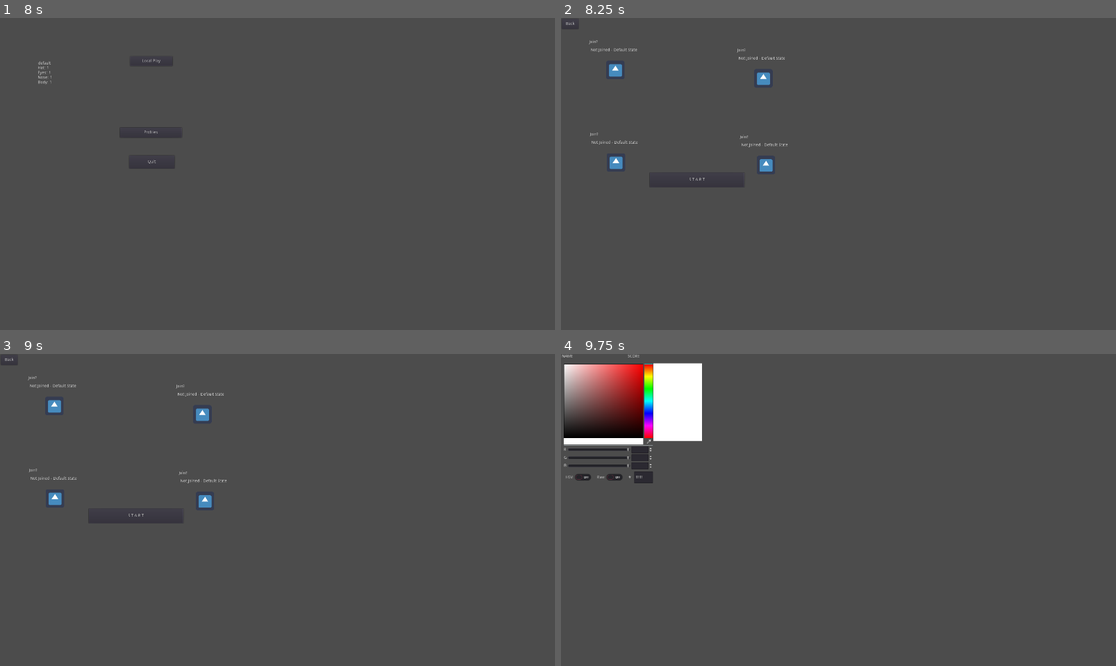
Above: before the commit, frames 1-4 (two rows, left to right).
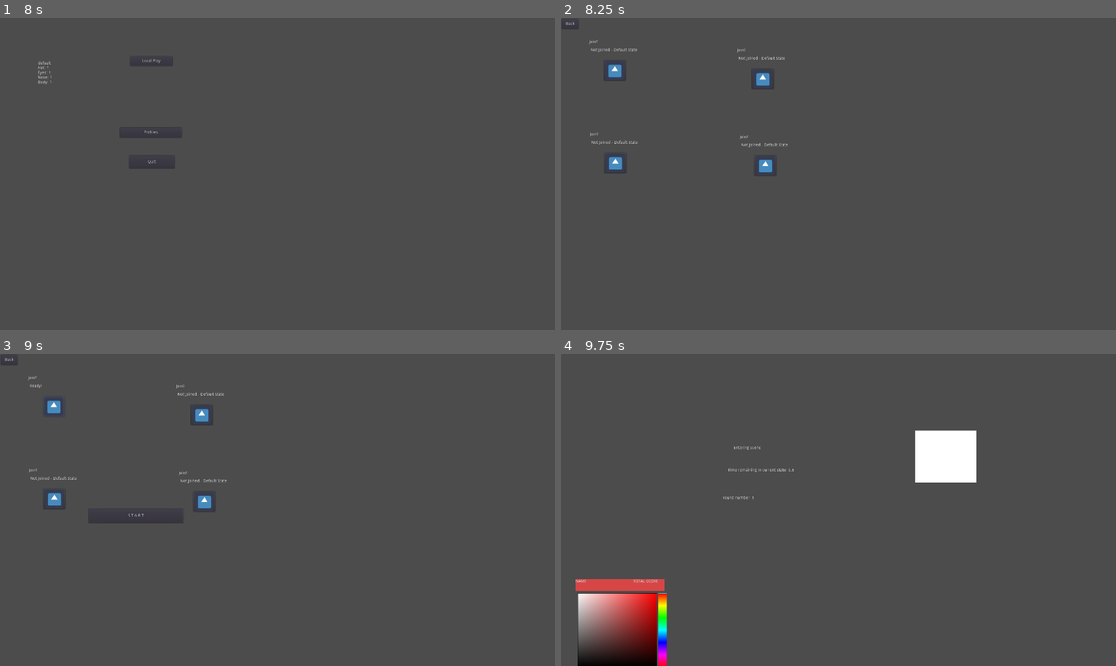
Above: after the commit, the same moments.

Repository: JustinWinningham/ProjectPaintmixer
Game: Godot game, scene res://Scenes/Splash_Screens/Splash_GODOT.tscn
Two runs of this game, one before a commit and one after it. Both use one fixed random seed, a clock stepped at 60 frames per second and the inputs below. The engine's default icon, where the game draws it, is replaced by a stand-in: a white triangle on a blue panel in a dark square.
Inputs (mouse positions are in pixels of both pictures, inside the frame that each line leads up to):
- Up to frame 1 (8 s): tap Enter at 0.5, 2, 3.5 s; tap Space at 1.25, 2.75 s
- Up to frame 2 (8.25 s): click "Local Play" at 8 s
- Up to frame 3 (9 s): click (55, 407) at 8.77 s
- Up to frame 4 (9.75 s): click "S T A R T" at 9.5 s

Frame 1 is identical in both runs. In frame 2, 0.2% of the frame differs, in the area x 8-39%, y 14-55%; in frame 3, 0.2%; in frame 4, 13%, in the area x 0-75%, y 0-100%.

Commit message:
Local Multiplayer First Pass Implimentation
Hooked up Pregame lobby screen for all 4 players
Added main gameplay state machine / loop for local MP
added color pickers for all players
added main bucket base color randomization
added score tracking (not saving yet, data stilled dumped at end of round)
added DATABANK Settings for future use in player settings

Diff:
--- a/Scenes/Game_Boards/LocalPlayBoard.tscn
+++ b/Scenes/Game_Boards/LocalPlayBoard.tscn
@@ -1,12 +1,84 @@
-[gd_scene load_steps=2 format=2]
+[gd_scene load_steps=3 format=2]
 
-[ext_resource path="res://Templates/Local_Player_Picker.tscn" type="PackedScene" id=1]
+[ext_resource path="res://Templates/PlayerColorPicker.tscn" type="PackedScene" id=1]
+[ext_resource path="res://Scripts/LocalPlayController.gd" type="Script" id=2]
 
 [node name="LocalPlayBoard" type="Node2D"]
+script = ExtResource( 2 )
 
-[node name="Control" parent="." instance=ExtResource( 1 )]
+[node name="CP1" parent="." instance=ExtResource( 1 )]
 anchor_top = 1.0
-margin_left = 214.258
-margin_top = 418.028
-margin_right = 214.258
-margin_bottom = 418.028
+margin_left = 50.0
+margin_top = 780.0
+margin_right = 50.0
+margin_bottom = 780.0
+
+[node name="CP2" parent="." instance=ExtResource( 1 )]
+anchor_top = 1.0
+anchor_right = 0.0
+margin_left = 550.0
+margin_top = 780.0
+margin_right = 550.0
+margin_bottom = 780.0
+pickedColor = Color( 0.466667, 0.192157, 0.192157, 1 )
+playerNumber = 2
+
+[node name="CP3" parent="." instance=ExtResource( 1 )]
+anchor_top = 1.0
+margin_left = 1050.0
+margin_top = 780.0
+margin_right = 1050.0
+margin_bottom = 780.0
+pickedColor = Color( 0.466667, 0.192157, 0.192157, 1 )
+playerNumber = 3
+
+[node name="CP4" parent="." instance=ExtResource( 1 )]
+anchor_top = 1.0
+margin_left = 1550.0
+margin_top = 780.0
+margin_right = 1550.0
+margin_bottom = 780.0
+pickedColor = Color( 0.466667, 0.192157, 0.192157, 1 )
+playerNumber = 4
+
+[node name="DEBUG_LABEL" type="Label" parent="."]
+margin_left = 598.008
+margin_top = 317.692
+margin_right = 779.008
+margin_bottom = 422.692
+text = "TEST: DEFAULT"
+__meta__ = {
+"_edit_use_anchors_": false
+}
+
+[node name="StateTimer" type="Timer" parent="."]
+
+[node name="TIMER_LABEL" type="Label" parent="."]
+margin_left = 576.651
+margin_top = 395.113
+margin_right = 669.651
+margin_bottom = 470.113
+text = "TIMER"
+__meta__ = {
+"_edit_use_anchors_": false
+}
+
+[node name="ROUND_LABEL" type="Label" parent="."]
+margin_left = 557.963
+margin_top = 491.221
+margin_right = 773.963
+margin_bottom = 566.221
+text = "ROUND #"
+__meta__ = {
+"_edit_use_anchors_": false
+}
+
+[node name="PaintBucket" type="ColorRect" parent="."]
+margin_left = 1225.24
+margin_top = 266.214
+margin_right = 1437.24
+margin_bottom = 444.214
+__meta__ = {
+"_edit_use_anchors_": false
+}
+[connection signal="timeout" from="StateTimer" to="." method="_on_StateTimer_timeout"]
--- a/Scenes/Menus/Pregame_Lobby_Local.tscn
+++ b/Scenes/Menus/Pregame_Lobby_Local.tscn
@@ -16,7 +16,7 @@
 __meta__ = {
 "_edit_use_anchors_": false
 }
-scenePath = "res://Scenes/MainMenu.tscn"
+scenePath = "res://Scenes/Menus/MainMenu.tscn"
 
 [node name="Players" type="Node" parent="."]
 
@@ -31,18 +31,21 @@
 margin_top = 105.0
 margin_right = -154.0
 margin_bottom = -382.0
+playerNumber = 2
 
 [node name="PregamePlayer3" parent="Players" instance=ExtResource( 2 )]
 margin_left = 100.0
 margin_top = 396.0
 margin_right = -628.0
 margin_bottom = -100.0
+playerNumber = 3
 
 [node name="PregamePlayer4" parent="Players" instance=ExtResource( 2 )]
 margin_left = 619.0
 margin_top = 405.0
 margin_right = -51.0
 margin_bottom = -26.0
+playerNumber = 4
 
 [node name="PlayButton" type="Button" parent="."]
 margin_left = 307.0
@@ -54,4 +57,4 @@
 __meta__ = {
 "_edit_use_anchors_": false
 }
-scenePath = "res://Templates/Local_Player_Picker.tscn"
+scenePath = "res://Scenes/Game_Boards/LocalPlayBoard.tscn"
--- a/Scripts/Autoloads/DATABANK.gd
+++ b/Scripts/Autoloads/DATABANK.gd
@@ -1,4 +1,20 @@
 extends Node
+
+var activePlayers = 1
+var isP1Active = false
+var isP2Active = false
+var isP3Active = false
+var isP4Active = false
+var numRounds = 3
+
+var countdownTime = 4
+var showBaseTime = 4
+var pourTime = 2
+var capTime = 2
+var mixTime = 5
+var revealTime = 2
+var resetTime = 3
+var endGameTime = 15
 
 func _ready():
 	pass
--- a/Scripts/Autoloads/GLOBAL.gd
+++ b/Scripts/Autoloads/GLOBAL.gd
@@ -1,14 +1,11 @@
 extends Node
 
-# game state machine
 enum GAMESTATE {IDLE, ENTERSCENE, LEAVESCENE, POURING, MIXING, WIN, LOSE}
 var STATE
-
 var did_find_settings = false
-#var profile_loaded = false
-#var default_profile = ""
 var generic_setting_1 = "gs1"
 var generic_setting_2  = "gs2"
+
 
 func _ready():
 	STATE = GAMESTATE.IDLE
@@ -18,17 +15,19 @@
 		print("Settings loaded successfully!")
 	pass
 
+
 func _process(delta):
 	randomize()
 	pass
 
+
 func form_save():
 	var save_dict = {
-#		"default_profile" : default_profile,
 		"generic_setting_1" : generic_setting_1,
 		"generic_setting_2" :generic_setting_2
 	}
 	return save_dict
+
 
 func save_settings():
 	var save_file = File.new()
@@ -36,6 +35,7 @@
 	save_file.store_var(form_save())
 	save_file.close()
 	return true
+
 
 func load_settings():
 	var save_file = File.new()
--- a/Scripts/Autoloads/ProfileHandler.gd
+++ b/Scripts/Autoloads/ProfileHandler.gd
@@ -1,16 +1,4 @@
 extends Node
-
-#onready var Profiles = preload("res://Scripts/Classes/Profile.gd")
-
-#var saveVersion = 0.1
-#var profileName = null
-#var gs1 = null
-#var gs2 = null
-#var hatUnlocks = [1,0,0,0,0,0,0,0,0,0,0]
-#var hat = 1
-#var eyes = 1
-#var nose = 1
-#var body = 1
 
 var p1Profile
 var p2Profile
@@ -31,14 +19,6 @@
 	p3Profile = Profile.new()
 	p4Profile = Profile.new()
 
-#	if(GLOBAL.default_profile != ""):
-#		print("Profile Handler loading default profile specified by GLOBAL")
-#		# Load the data from the settings file into the p1profile handler slot
-#		p1Profile.load_from_file(GLOBAL.default_profile)
-#	else:
-#		print("Profile Handler didnt find a default profile to load from GLOBAL, assuming default values")
-#	pass
-
 
 func find_prof_files():
 	var prof_files = []
--- a/Scripts/Classes/Profile.gd
+++ b/Scripts/Classes/Profile.gd
@@ -50,7 +50,6 @@
 func load_from_file(location):
 	print("Attempting to load from: " + location)
 	var save_file = File.new()
-#	if not save_file.file_exists(str("user://", profileName, ".profile")):
 	if not save_file.file_exists(str("user://", location)):
 		print("Unable to find desired profile, aborting")
 		print(str("user://", location, ".profile"))
@@ -63,7 +62,6 @@
 	# Add version checker here
 	for i in profile_data:
 		set(i, profile_data[i])
-#		print(str("Loading Data, assigning ", profile_data[i], " to ", i))
 	return true
 
 
--- /dev/null
+++ b/Scripts/LocalLobbyPlayerSlot.gd
@@ -0,0 +1,34 @@
+extends Control
+
+export(int) var playerNumber = 1
+var joined = false
+# Called when the node enters the scene tree for the first time.
+func _ready():
+	pass # Replace with function body.
+
+# TODO: Make this less ugly (store as array maybe?)
+func _on_JoinButton_pressed():
+	if joined:
+		$DEBUGSTATUS.text = "Press button to join!"
+		joined = false
+		match playerNumber:
+			1:
+				DATABANK.isP1Active = false
+			2:
+				DATABANK.isP2Active = false
+			3:
+				DATABANK.isP3Active = false
+			4:
+				DATABANK.isP4Active = false
+	else:
+		$DEBUGSTATUS.text = "Ready!"
+		joined = true
+		match playerNumber:
+			1:
+				DATABANK.isP1Active = true
+			2:
+				DATABANK.isP2Active = true
+			3:
+				DATABANK.isP3Active = true
+			4:
+				DATABANK.isP4Active = true
--- /dev/null
+++ b/Scripts/LocalPlayController.gd
@@ -0,0 +1,152 @@
+extends Node2D
+
+enum GAMESTATE {ENTERSCENE, COUNTDOWN, SHOWBASE, POURING, CAPPING, MIXING, REVEALING, RESETTING, GAMEWIN, GAMELOSS}
+var currentState = GAMESTATE.ENTERSCENE
+var roundNumber = 1
+
+var rng = RandomNumberGenerator.new()
+
+var baseColor = Color(0,0,0)
+var randRed = 0
+var randBlue = 0
+var randGreen = 0
+
+var addedRed = 0
+var addedBlue = 0
+var addedGreen = 0
+
+var resultColor
+
+func _ready():
+	currentState = GAMESTATE.ENTERSCENE
+	_assignPlayers()
+	$DEBUG_LABEL.text = "Entering Scene"
+	$StateTimer.start()
+
+
+# Updates that need to be calculated every frame should go here
+func _process(delta):
+	$TIMER_LABEL.text = str("Time remaining in current state: ", stepify($StateTimer.get_time_left(), 0.1))
+	$ROUND_LABEL.text = str("Round number: ", roundNumber)
+	pass
+
+
+# Assign player profiles from the lobby screen to their respective CPs in game screen
+# While I work on the basic functionality, I will keep at just one player, so don't have to deal with this... yet
+func _assignPlayers():
+	# Would be cleaner to store as a small array insted of like this
+	if !DATABANK.isP4Active:
+		$CP4.visible = false
+	if !DATABANK.isP3Active:
+		$CP3.visible = false
+	if !DATABANK.isP2Active:
+		$CP2.visible = false
+	if !DATABANK.isP1Active:
+		$CP1.visible = false
+
+
+# Updates that only need to be calculated during a change in game state should go here
+# This entire structure is going to change  in the future to use
+# animation signals instead of hard timers
+func _on_StateTimer_timeout():
+	if currentState == GAMESTATE.ENTERSCENE:
+		currentState = GAMESTATE.COUNTDOWN
+		$DEBUG_LABEL.text = "Counting down!"
+		# Call method to play countdown animation here, might be better to use an animation player here instead
+		$StateTimer.start(DATABANK.countdownTime) # Set our state timer to 6 seconds, 5 for the timer, 1 second buffer
+		return
+	if currentState == GAMESTATE.COUNTDOWN:
+		currentState = GAMESTATE.SHOWBASE
+		_pickBaseColor()
+		# Again, might be better to use an animation handler to trigger the end of each phase
+		$DEBUG_LABEL.text = "Showing Base Color!"
+		$StateTimer.start(DATABANK.showBaseTime)
+		return
+	if currentState == GAMESTATE.SHOWBASE:
+		currentState = GAMESTATE.POURING
+		$DEBUG_LABEL.text = "Pouring"
+		$StateTimer.start(DATABANK.pourTime)
+		return
+	if currentState == GAMESTATE.POURING:
+		currentState = GAMESTATE.CAPPING
+		$DEBUG_LABEL.text = "Capping"
+		$StateTimer.start(DATABANK.capTime)
+		return
+	if currentState == GAMESTATE.CAPPING:
+		currentState = GAMESTATE.MIXING
+		$DEBUG_LABEL.text = "Mixing"
+		$StateTimer.start(DATABANK.mixTime)
+		return
+	if currentState == GAMESTATE.MIXING:
+		currentState = GAMESTATE.REVEALING
+		$DEBUG_LABEL.text = "Revealing"
+		$StateTimer.start(DATABANK.revealTime)
+		return
+	if currentState == GAMESTATE.REVEALING:
+		roundNumber += 1
+		# TODO: UnFugly
+		if $CP1.visible:
+			$CP1.show_Round_Score(5, _calculateScore($CP1.get_Picked_Colors()))
+		if $CP2.visible:
+			$CP2.show_Round_Score(5, _calculateScore($CP2.get_Picked_Colors()))
+		if $CP3.visible:
+			$CP3.show_Round_Score(5, _calculateScore($CP3.get_Picked_Colors()))
+		if $CP4.visible:
+			$CP4.show_Round_Score(5, _calculateScore($CP4.get_Picked_Colors()))
+		if roundNumber > DATABANK.numRounds:
+			currentState = GAMESTATE.GAMEWIN
+			$DEBUG_LABEL.text = "Game Over!"
+			$StateTimer.start(DATABANK.endGameTime)
+			# Need to calculate the winner and show as much here
+			return
+		else:
+			currentState = GAMESTATE.RESETTING
+			$DEBUG_LABEL.text = "Resetting for next round"
+			$PaintBucket.color = Color(255,255,255)
+			$StateTimer.start(DATABANK.resetTime)
+			return
+	if currentState == GAMESTATE.RESETTING:
+		# Looping back up to the top for showbase to start next round
+		currentState = GAMESTATE.SHOWBASE
+		_pickBaseColor()
+		$DEBUG_LABEL.text = "Showing base color"
+		$StateTimer.start(DATABANK.showBaseTime)
+		return
+	if currentState == GAMESTATE.GAMEWIN:
+		# At this point, we would save all player statistic before leaving the scene
+
+		# Reset all players to inactive base state to prevent errors
+		DATABANK.isP1Active = false
+		DATABANK.isP2Active = false
+		DATABANK.isP3Active = false
+		DATABANK.isP4Active = false
+		get_tree().change_scene("res://Scenes/Menus/MainMenu.tscn")
+
+
+func _calculateScore(colorValArr):
+	var pickedRed = colorValArr[0]
+	var pickedBlue = colorValArr[1]
+	var pickedGreen = colorValArr[2]
+
+	var scoreRed = abs(colorValArr[0] - randRed)
+	var scoreBlue = abs(colorValArr[1] - randBlue)
+	var scoreGreen = abs(colorValArr[2] - randGreen)
+
+	var roundScore = 765 - stepify(scoreRed + scoreBlue + scoreGreen, 1.0)
+
+	return roundScore
+
+func _pickBaseColor():
+	rng.randomize()
+	randRed = rng.randf_range(150,255)
+	randBlue = rng.randf_range(150,255)
+	randGreen = rng.randf_range(150,255)
+	print("Base color values: ")
+	print(randRed)
+	print(randBlue)
+	print(randGreen)
+	baseColor = Color(randRed, randBlue, randGreen)
+#		$PaintBucket.color = baseColor
+	$PaintBucket.color.r8 = randRed
+	$PaintBucket.color.b8 = randBlue
+	$PaintBucket.color.g8 = randGreen
--- /dev/null
+++ b/Scripts/PlayerColorPicker.gd
@@ -0,0 +1,31 @@
+extends Control
+
+export(Color) var pickedColor
+export(int) var playerNumber = 1
+
+var playerScore = 0
+
+func _ready():
+	$PickedColorSquare/PlayerRoundScore.visible = false
+
+func _on_ColorPicker_color_changed(color):
+	$PickedColorSquare.color = color
+
+func show_Round_Score(time, score):
+	$RoundScoreTimer.start(time)
+	$PickedColorSquare/PlayerRoundScore.text = str("+", score)
+	playerScore += score
+	$PickedColorSquare/PlayerTotalScore.text = str("Score: ", playerScore)
+	$PickedColorSquare/PlayerRoundScore.visible = true
+	# TODO: Put more flare here for amazing guesses / huge whiffs / point thresholds
+
+func _on_RoundScoreTimer_timeout():
+	$PickedColorSquare/PlayerRoundScore.text = ""
+	$PickedColorSquare/PlayerRoundScore.visible = false
+
+func get_Picked_Colors():
+	var colors = [0.0,0.0,0.0]
+	colors[0] = $PickedColorSquare/ColorPicker.color.r8
+	colors[1] = $PickedColorSquare/ColorPicker.color.b8
+	colors[2] = $PickedColorSquare/ColorPicker.color.g8
+	return colors
--- a/Scripts/StartGameButton.gd
+++ b/Scripts/StartGameButton.gd
@@ -3,7 +3,13 @@
 export(String) var scenePath
 
 func _ready():
-	pass
+	visible = false
+
+func _process(delta):
+	if DATABANK.isP1Active || DATABANK.isP2Active || DATABANK.isP3Active || DATABANK.isP4Active:
+		visible = true
+	else:
+		visible = false
 
 func _pressed():
 	get_tree().change_scene(scenePath)
--- a/Templates/Local_Player_Picker.tscn
+++ /dev/null
@@ -1,46 +0,0 @@
-[gd_scene format=2]
-
-[node name="Control" type="Control"]
-anchor_right = 1.0
-anchor_bottom = 1.0
-__meta__ = {
-"_edit_use_anchors_": false
-}
-
-[node name="PlayerName" type="Label" parent="."]
-margin_left = 2.66968
-margin_top = 0.667419
-margin_right = 64.6697
-margin_bottom = 29.6674
-text = "NAME"
-__meta__ = {
-"_edit_use_anchors_": false
-}
-
-[node name="PlayerScore" type="Label" parent="."]
-margin_left = 230.527
-margin_top = 1.44425
-margin_right = 271.527
-margin_bottom = 15.4443
-text = "SCORE"
-__meta__ = {
-"_edit_use_anchors_": false
-}
-
-[node name="ColorPicker" type="ColorPicker" parent="."]
-margin_left = 6.33258
-margin_top = 31.3506
-margin_right = 314.333
-margin_bottom = 443.351
-edit_alpha = false
-presets_enabled = false
-presets_visible = false
-
-[node name="PickedColor" type="ColorRect" parent="."]
-margin_left = 319.0
-margin_top = 32.0
-margin_right = 487.0
-margin_bottom = 301.0
-__meta__ = {
-"_edit_use_anchors_": false
-}
--- /dev/null
+++ b/Templates/PlayerColorPicker.tscn
@@ -0,0 +1,68 @@
+[gd_scene load_steps=3 format=2]
+
+[ext_resource path="res://Scripts/PlayerColorPicker.gd" type="Script" id=1]
+
+[sub_resource type="Theme" id=1]
+
+[node name="PlayerColorPicker" type="Control"]
+anchor_right = 1.0
+anchor_bottom = 1.0
+margin_left = -0.94397
+margin_top = 0.236816
+margin_right = -0.94397
+margin_bottom = 0.236816
+script = ExtResource( 1 )
+__meta__ = {
+"_edit_use_anchors_": false
+}
+
+[node name="PickedColorSquare" type="ColorRect" parent="."]
+margin_right = 308.0
+margin_bottom = 40.0
+color = Color( 0.847059, 0.278431, 0.278431, 1 )
+__meta__ = {
+"_edit_use_anchors_": false
+}
+
+[node name="ColorPicker" type="ColorPicker" parent="PickedColorSquare"]
+margin_left = 4.0
+margin_top = 44.0
+margin_right = 312.0
+margin_bottom = 456.0
+theme = SubResource( 1 )
+edit_alpha = false
+presets_enabled = false
+presets_visible = false
+__meta__ = {
+"_edit_use_anchors_": false
+}
+
+[node name="PlayerName" type="Label" parent="PickedColorSquare"]
+margin_right = 200.0
+margin_bottom = 30.0
+text = "NAME"
+__meta__ = {
+"_edit_use_anchors_": false
+}
+
+[node name="PlayerRoundScore" type="Label" parent="PickedColorSquare"]
+margin_left = 200.0
+margin_top = -30.0
+margin_right = 300.0
+text = "ROUND SCORE"
+__meta__ = {
+"_edit_use_anchors_": false
+}
+
+[node name="PlayerTotalScore" type="Label" parent="PickedColorSquare"]
+margin_left = 200.0
+margin_right = 300.0
+margin_bottom = 30.0
+text = "TOTAL SCORE"
+__meta__ = {
+"_edit_use_anchors_": false
+}
+
+[node name="RoundScoreTimer" type="Timer" parent="."]
+[connection signal="color_changed" from="PickedColorSquare/ColorPicker" to="." method="_on_ColorPicker_color_changed"]
+[connection signal="timeout" from="RoundScoreTimer" to="." method="_on_RoundScoreTimer_timeout"]
--- a/Templates/Pregame_Player_Slot_Local.tscn
+++ b/Templates/Pregame_Player_Slot_Local.tscn
@@ -1,12 +1,14 @@
-[gd_scene load_steps=2 format=2]
+[gd_scene load_steps=3 format=2]
 
 [ext_resource path="res://Art/icon.png" type="Texture" id=1]
+[ext_resource path="res://Scripts/LocalLobbyPlayerSlot.gd" type="Script" id=2]
 
 [node name="PregamePlayer" type="Control"]
 anchor_right = 1.0
 anchor_bottom = 1.0
 margin_right = -1724.0
 margin_bottom = -918.0
+script = ExtResource( 2 )
 __meta__ = {
 "_edit_use_anchors_": false
 }
@@ -23,6 +25,13 @@
 margin_bottom = 42.0
 text = "Not Joined - Default State"
 
-[node name="Sprite" type="Sprite" parent="."]
-position = Vector2( 90, 104 )
-texture = ExtResource( 1 )
+[node name="JoinButton" type="Button" parent="."]
+margin_left = 50.0565
+margin_top = 70.7465
+margin_right = 107.057
+margin_bottom = 120.747
+icon = ExtResource( 1 )
+__meta__ = {
+"_edit_use_anchors_": false
+}
+[connection signal="pressed" from="JoinButton" to="." method="_on_JoinButton_pressed"]
--- /dev/null
+++ b/greyscaleGradient.tres
@@ -0,0 +1,5 @@
+[gd_resource type="Gradient" format=2]
+
+[resource]
+offsets = PoolRealArray( 0, 0.491429, 1 )
+colors = PoolColorArray( 0, 0, 0, 1, 0.491429, 0.491429, 0.491429, 1, 1, 1, 1, 1 )
